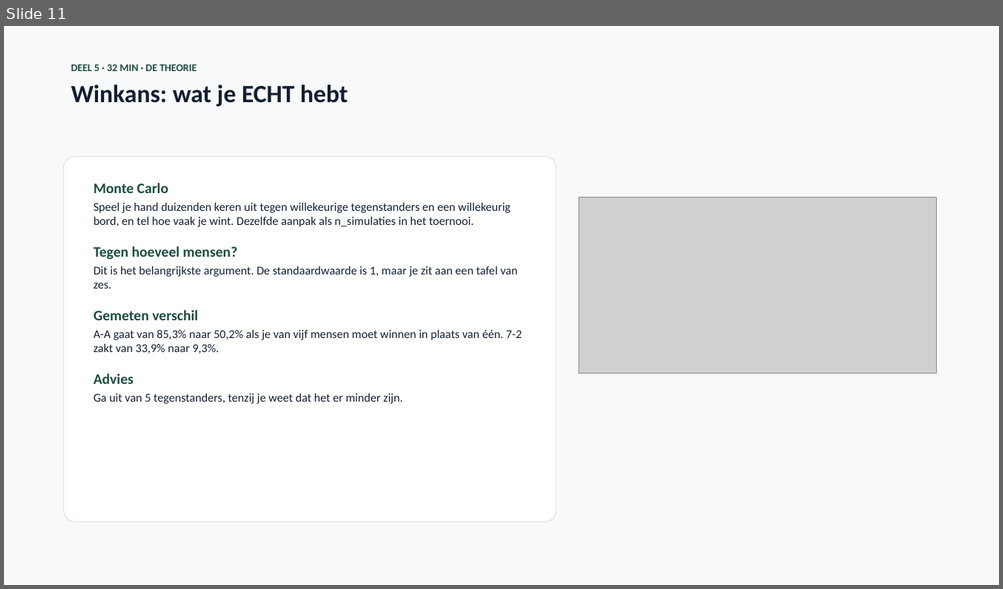
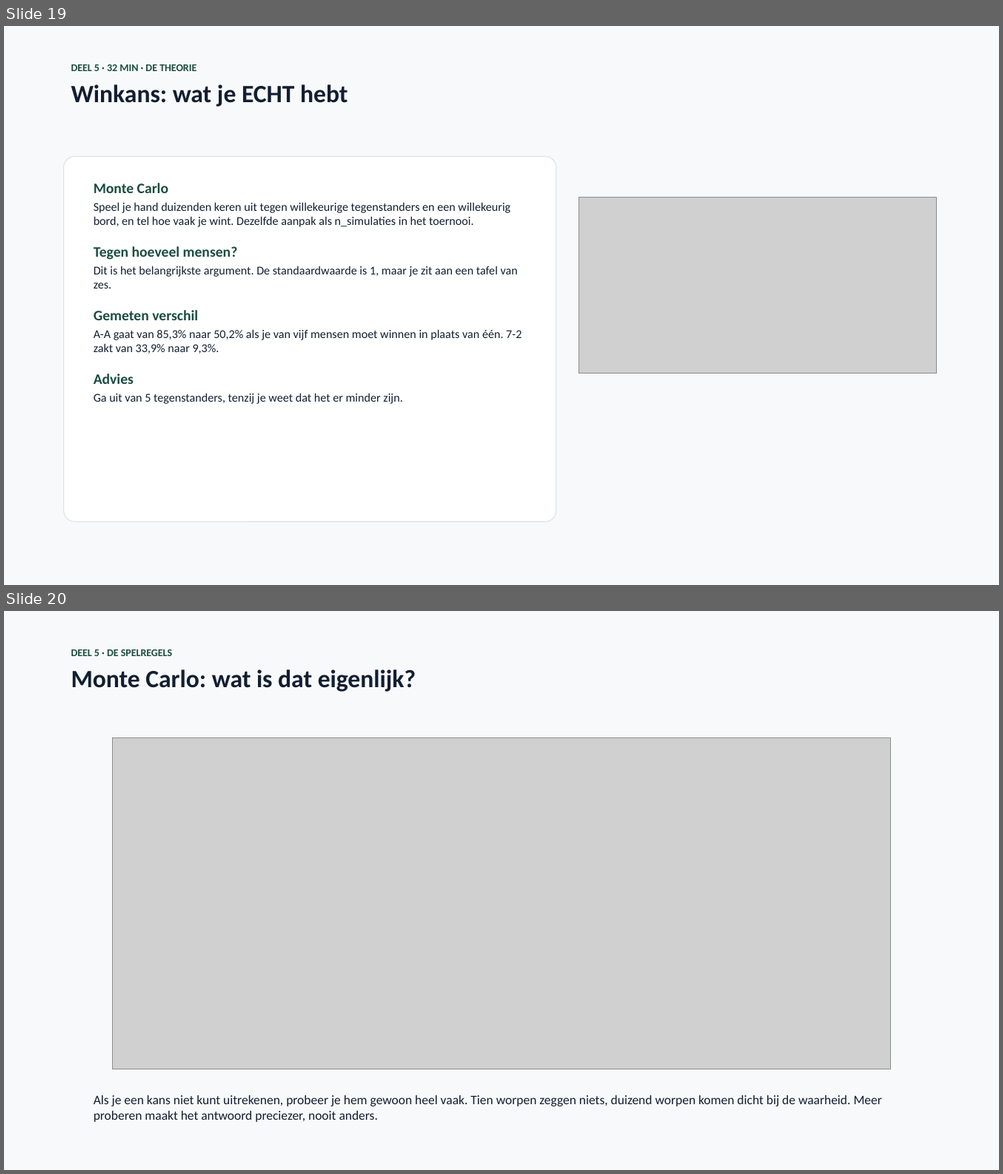
Before and after one commit to finturion/poker-analytics-challenge, a slide deck: powerpoints/Pokerbot_Upgrade_Week3.pptx. Shown one above the other, each under a label of ours: slide 11 before the commit, slides 19 and 20 after it. The pictures are 1003x589 and 1003x1174 pixels, drawn with LibreOffice and Linux fonts; fonts in the diff are those of the drawing; grey boxes stand for pictures. Boxes give left, top, right and bottom in pixels: in the first picture for what was removed or moved away, otherwise in the second. Text is boxed around its words. In the diff, an @@ line names an element or a change of style, - is before the commit and + after.

```diff
--- a/powerpoints/Pokerbot_Upgrade_Week3.pptx
+++ b/powerpoints/Pokerbot_Upgrade_Week3.pptx
@@ slide 20 added at (4, 611, 999, 1170), background #FFFFFF @@
@@ rectangle added at (4, 611, 999, 1170), fill #F8F9FA @@
@@ text added at (71, 649, 415, 692), 24 pt, text #121E31, bold @@
+DEEL 5 · DE SPELREGELS
+Monte Carlo: wat is dat eigenlijk?
@@ picture added at (113, 738, 891, 1070) @@
@@ text added at (94, 1096, 882, 1122), 12.5 pt, text #121E31 @@
+Als je een kans niet kunt uitrekenen, probeer je hem gewoon heel vaak. Tien worpen zeggen niets, duizend worpen komen dicht bij de waarheid. Meer proberen maakt het antwoord preciezer, nooit anders.
@@ what was slide 11 is now slide 19 @@
```
Also in this commit, not shown: 1 slide changed, 12 other slides added, 16 other files.
